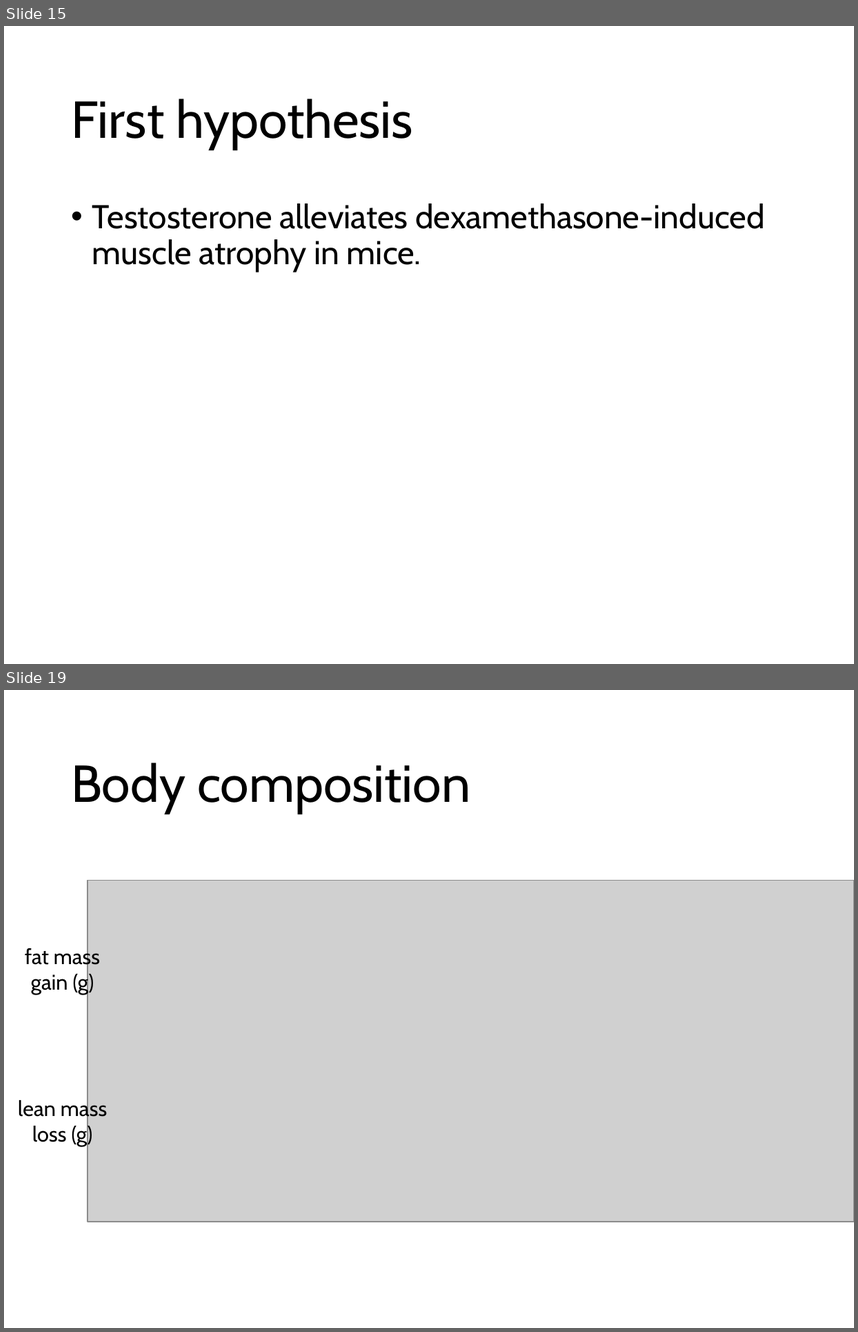
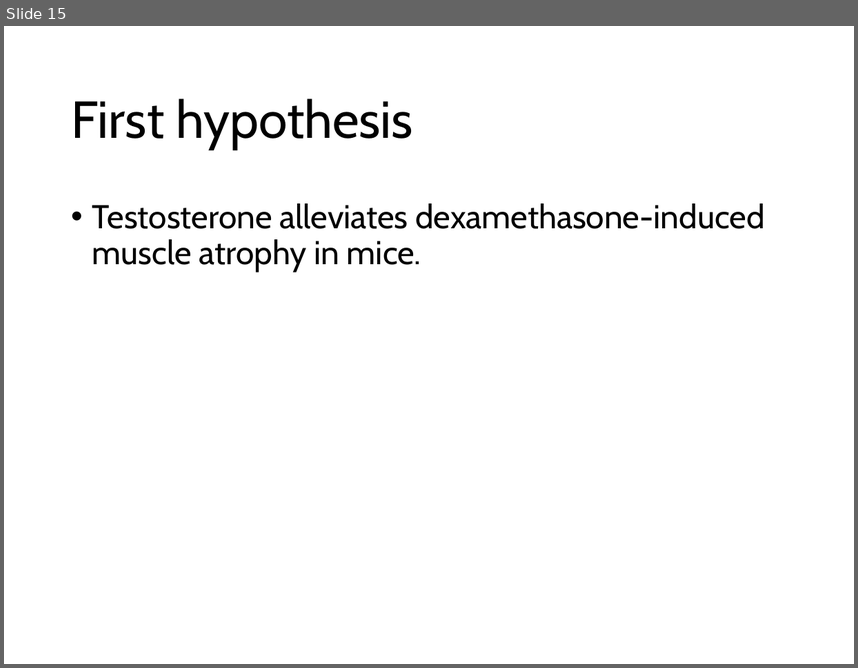
Before and after one commit to nvalexander/dissertation, a slide deck: defense.pptx. Shown one above the other, each under a label of ours: slides 15 and 19 before the commit, slide 15 after it; the slides between them are not shown. The pictures are 858x1332 and 858x668 pixels, drawn with LibreOffice and Linux fonts; fonts in the diff are those of the drawing; grey boxes stand for pictures. Boxes give left, top, right and bottom in pixels: in the first picture for what was removed or moved away, otherwise in the second. Text is boxed around its words. In the diff, an @@ line names an element or a change of style, - is before the commit and + after.

```diff
--- a/defense.pptx
+++ b/defense.pptx
@@ slide 19 removed at [4,690,854,1328], background #FFFFFF @@
@@ title removed at [71,762,470,813] @@
-Body composition
@@ picture removed at [87,880,854,1221] @@
@@ text removed at [25,946,100,994] @@
-fat mass
-gain (g)
@@ text removed at [18,1098,107,1146] @@
-lean mass
-loss (g)
```
Also in this commit, not shown: 18 other slides removed.
